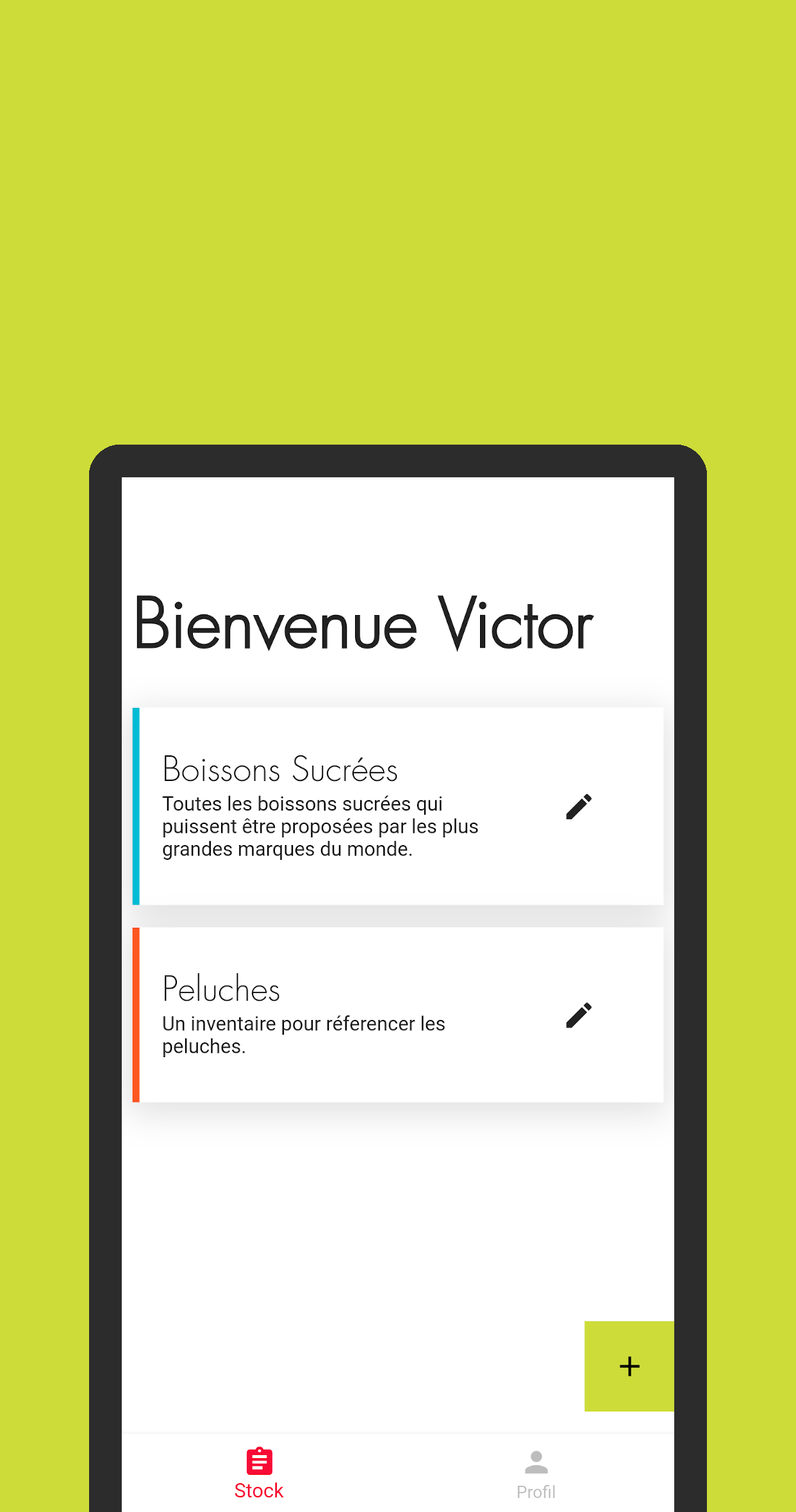
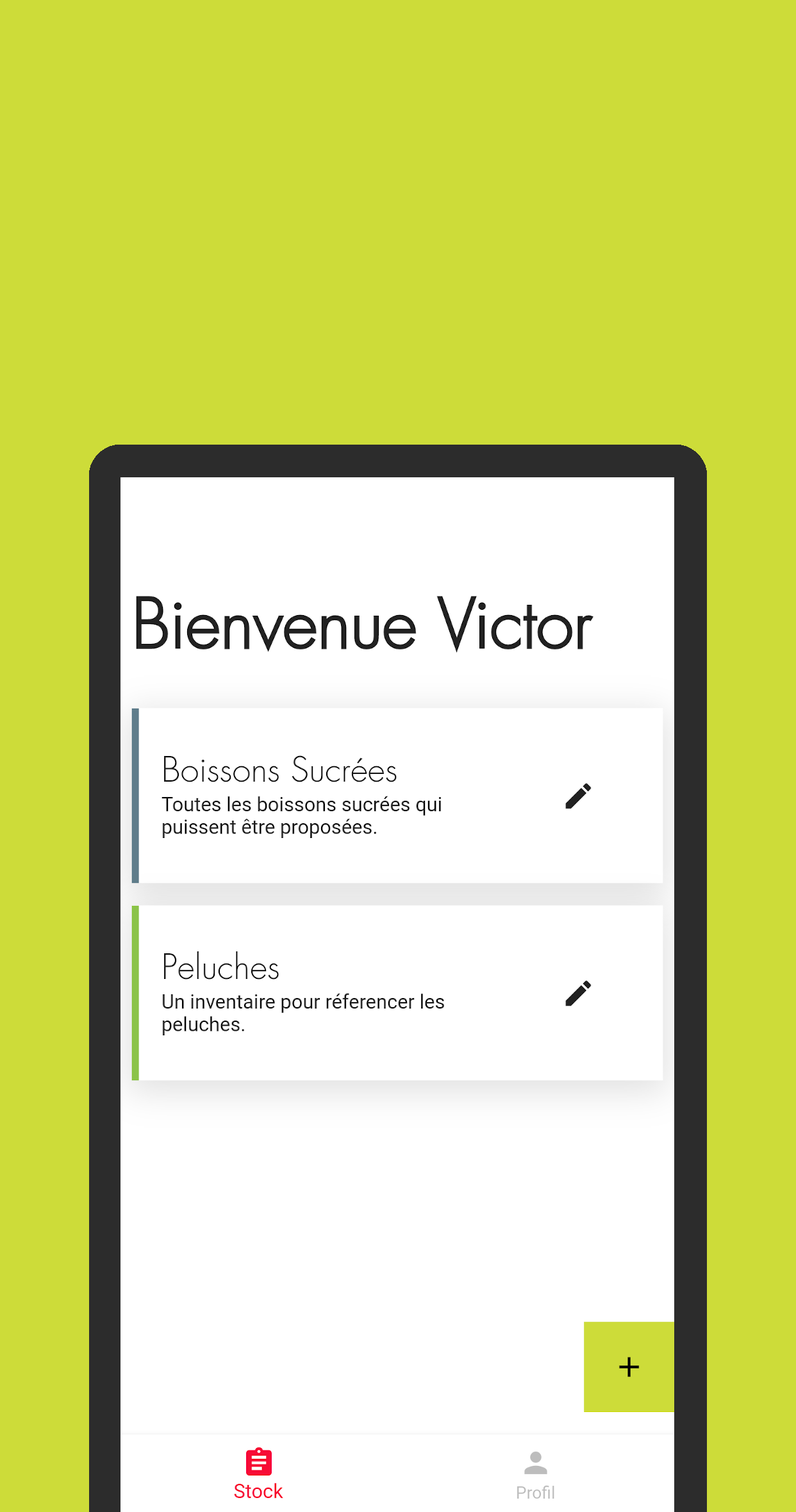
Layers edited between the first and the second 796 × 1512 image:
added layer "Screenshot_1592470869.png" above "Screenshot_1592386972.png" over 120, 477, 675, 1512
